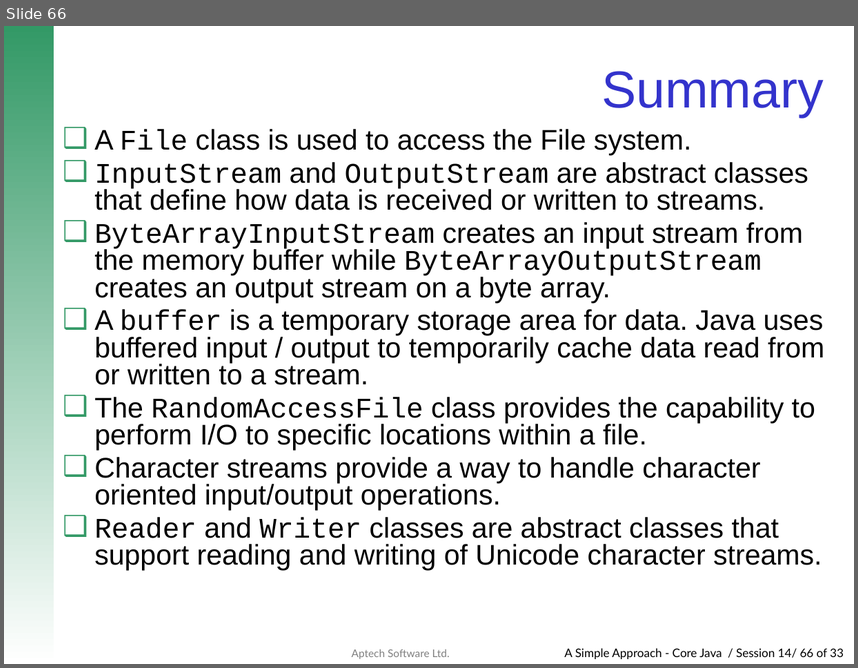
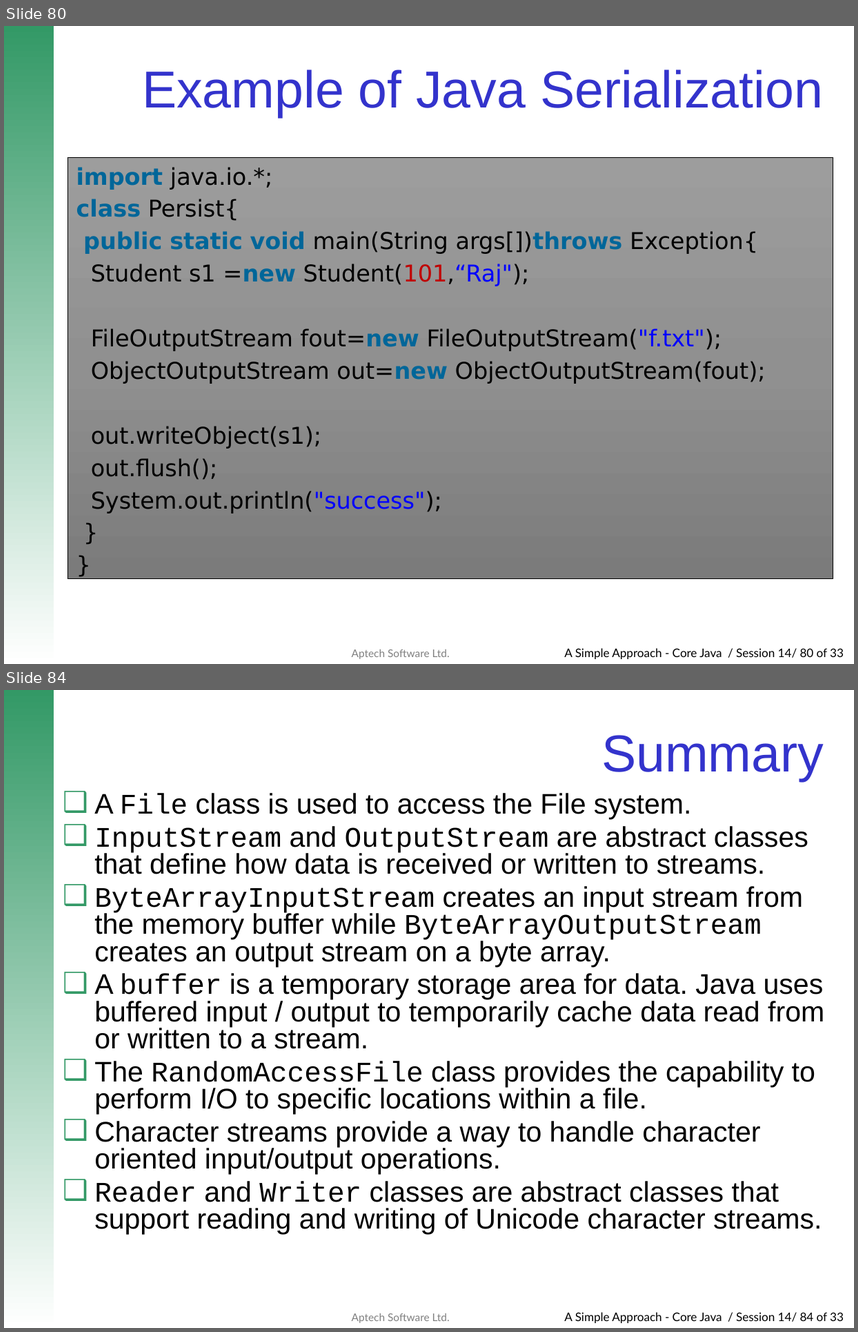
Before and after one commit to GauravC8/KACHRA, a slide deck: JavaWork/src/slides/IOPackage.pptx. Shown one above the other, each under a label of ours: slide 66 before the commit, slides 80 and 84 after it; the slides between them are not shown. The pictures are 858x668 and 858x1332 pixels, drawn with LibreOffice and Linux fonts; fonts in the diff are those of the drawing; background and template pictures are left out. Boxes give left, top, right and bottom in pixels: in the first picture for what was removed or moved away, otherwise in the second. Text is boxed around its words. In the diff, an @@ line names an element or a change of style, - is before the commit and + after.

```diff
--- a/JavaWork/src/slides/IOPackage.pptx
+++ b/JavaWork/src/slides/IOPackage.pptx
@@ slide 80 added at [4, 26, 854, 664], background #FFFFFF; not listed: 3 template elements that a slide beside it also shows @@
@@ title added at [142, 69, 823, 117], 44 pt, text #3333CC @@
+Example of Java Serialization
@@ text added at [76, 167, 766, 513], 19.6 pt, text #000000 @@
+import java.io.*;
+class Persist{
+public static void main(String args[])throws Exception{
+Student s1 =new Student(101,“Raj");
+FileOutputStream fout=new FileOutputStream("f.txt");
+ObjectOutputStream out=new ObjectOutputStream(fout);
+out.writeObject(s1);
+out.flush();
+System.out.println("success");
+}
+}
@@ what was slide 66 is now slide 84 @@
@@ text at [564, 1312, 844, 1323]: text changed @@
-A Simple Approach - Core Java / Session 14/ 66 of 33
+A Simple Approach - Core Java / Session 14/ 84 of 33
```
Also in this commit, not shown: 17 other slides added, 4 other files.
